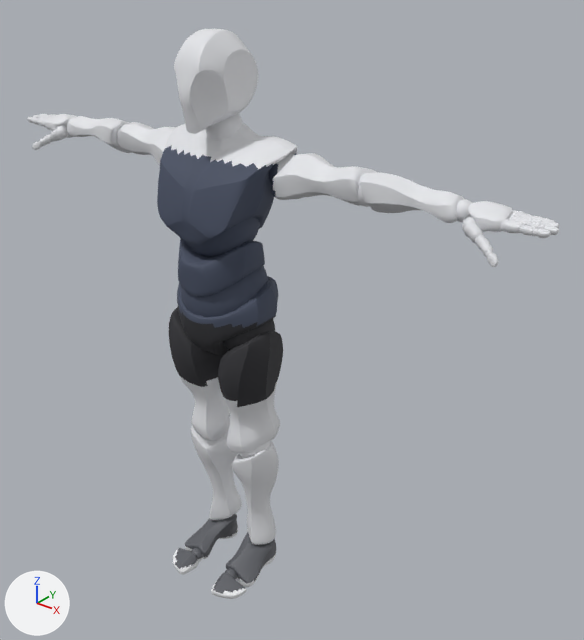
Two versions of the glTF model models/trackme-human.glb, one commit apart.
Camera for both pictures: a 50 mm lens placed at (1.58, -1.65, 2.05), pointed at (0.16, 0.13, 0.94). The axes (+X, +Y, +Z) are drawn at lower left. The lights are the same throughout. The older version comes first. Where no turn or scale is listed for an object, it has been applied to the vertices. Vertices at exactly the same position are counted once.

Objects in the first picture: 'Y_Alpha_Joints', 'Y_Alpha_Surface'.
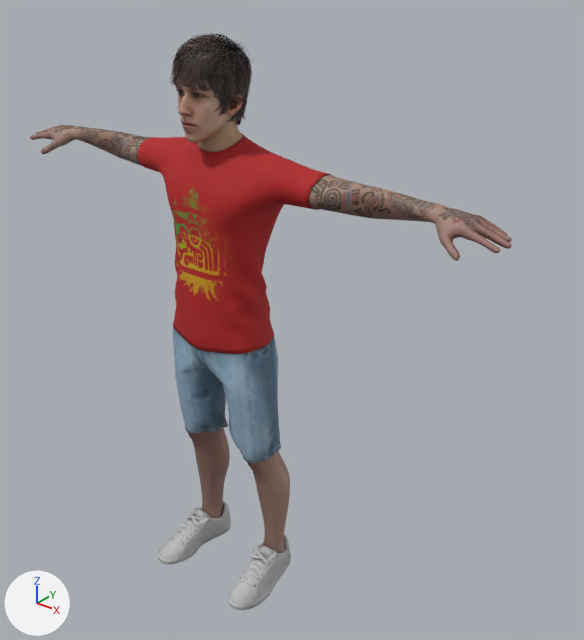
Location of each change, (x1, y1, x2, y2) in pixels of the pictures (584 x 640 px):
'Y_Alpha_Surface', deleted: before (27, 29, 559, 599)
    faces in mat_tm_top (dark blue #454d61): (157, 145, 297, 328)
    faces in mat_tm_skin (white #e5e6ea): (27, 29, 559, 267)
    faces in mat_tm_pantslong (white #e5e6ea): (180, 376, 280, 545)
    faces in mat_tm_sleeve (white #e5e6ea): (67, 116, 464, 223)
    faces in mat_tm_shorts (dark grey #303035): (169, 300, 283, 407)
'BR_Ch42_Shirt', added (red): after (137, 133, 332, 354)
'Y_Alpha_Joints', reshaped, recoloured (6% narrower): before (31, 114, 545, 580); after (30, 75, 512, 553)
'BR_Ch42_Shorts', added (blue): after (173, 328, 281, 463)
'BR_Ch42_Sneakers', added: after (158, 501, 291, 610)
'BR_Ch42_Hair1', added: after (170, 33, 254, 125)
part 1 of me_alpha_joints, deleted: before (31, 115, 545, 580)
part 2 of me_alpha_joints, built on: before (48, 114, 485, 245); after (30, 75, 512, 261)
part 3 of me_alpha_joints, reshaped (mostly hidden before): before (202, 417, 272, 545); after (188, 427, 290, 553)

Edits to the bpy script that builds the scene:
```text
Change me_alpha_joints:
    remove me_alpha_joints.from_pydata(...)  # 10514 vertices, 20840 faces; spans x -0.95..0.95, y -0.14..0.14, z 0.01..1.6
    remove me_alpha_joints.materials.append(mat_tm_skin)  # white #e5e6ea
    remove me_alpha_joints.materials.append(mat_tm_shorts)  # dark grey #303035
    remove me_alpha_joints.materials.append(mat_tm_top)  # dark blue #454d61
    remove me_alpha_joints.materials.append(mat_tm_shoes)  # dark grey #5d5f65
    remove me_alpha_joints.materials.append(mat_tm_shoes_sole)  # white #edeff1
    remove me_alpha_joints.materials.append(mat_tm_sleeve)  # white #e5e6ea
    remove me_alpha_joints.materials.append(mat_tm_pantslong)  # white #e5e6ea
    add me_alpha_joints.from_pydata(...)  # 10494 vertices, 20768 faces; spans x -0.89..0.89, y -0.15..0.11, z 0.05..1.76
    me_alpha_joints part 1: 34 loose pieces with 6540 vertices, spanning x -0.95..0.95, y -0.14..0.14, z 0.01..1.49, are deleted
    me_alpha_joints part 2: 73 vertices moved within x -0.82..0.82, y 0.0..0.08, z 1.39..1.58; 2268 vertices removed from x -0.83..0.83, y -0.03..0.1, z 1.38..1.6; 8670 vertices added at x -0.89..0.89, y -0.15..0.09, z 1.35..1.76
    me_alpha_joints part 3: 12 vertices moved within x -0.12..0.12, y -0.01..0.06, z 0.12..0.54; 1500 vertices removed from x -0.15..0.15, y -0.05..0.08, z 0.06..0.59; 720 vertices added at x -0.2..0.2, y -0.08..0.11, z 0.05..0.58
    other edits to the shape of me_alpha_joints do not show in these pictures
    add me_alpha_joints.materials.append(mat_tm_skin_br)  # picture img_ch42_1001_diffuse
Remove ob_y_alpha_surface:
    ob_y_alpha_surface = bpy.data.objects.new('Y_Alpha_Surface', me_alpha_surface)
Add ob_br_ch42_sneakers:
    ob_br_ch42_sneakers = bpy.data.objects.new('BR_Ch42_Sneakers', me_maillage)  # 1958 vertices, 3916 faces; spans x -0.227..0.227, y -0.204..0.114, z -0.002..0.129; in mat_tm_shoes_br (picture img_ch42_1001_diffuse)
    ob_br_ch42_sneakers.location = (0.0, 0.0, 0.0)
Add ob_br_ch42_shorts:
    ob_br_ch42_shorts = bpy.data.objects.new('BR_Ch42_Shorts', me_maillage_003)  # 3749 vertices, 7391 faces; spans x -0.191..0.189, y -0.136..0.103, z 0.508..0.969; in mat_tm_shorts_br (picture img_ch42_1001_diffuse)
    ob_br_ch42_shorts.location = (0.0, 0.0, 0.0)
Add ob_br_ch42_shirt:
    ob_br_ch42_shirt = bpy.data.objects.new('BR_Ch42_Shirt', me_maillage_002)  # 3258 vertices, 6512 faces; spans x -0.338..0.34, y -0.139..0.12, z 0.9..1.523; in mat_tm_top_br (picture img_ch42_1001_diffuse)
    ob_br_ch42_shirt.location = (0.0, 0.0, 0.0)
Add ob_br_ch42_hair1:
    ob_br_ch42_hair1 = bpy.data.objects.new('BR_Ch42_Hair1', me_maillage_005)  # 8941 vertices, 10614 faces; spans x -0.106..0.109, y -0.148..0.099, z 1.528..1.799; in mat_tm_hair_br_001 (picture img_ch42_1002_diffuse)
    ob_br_ch42_hair1.location = (0.0, 0.0, 0.0)
```
